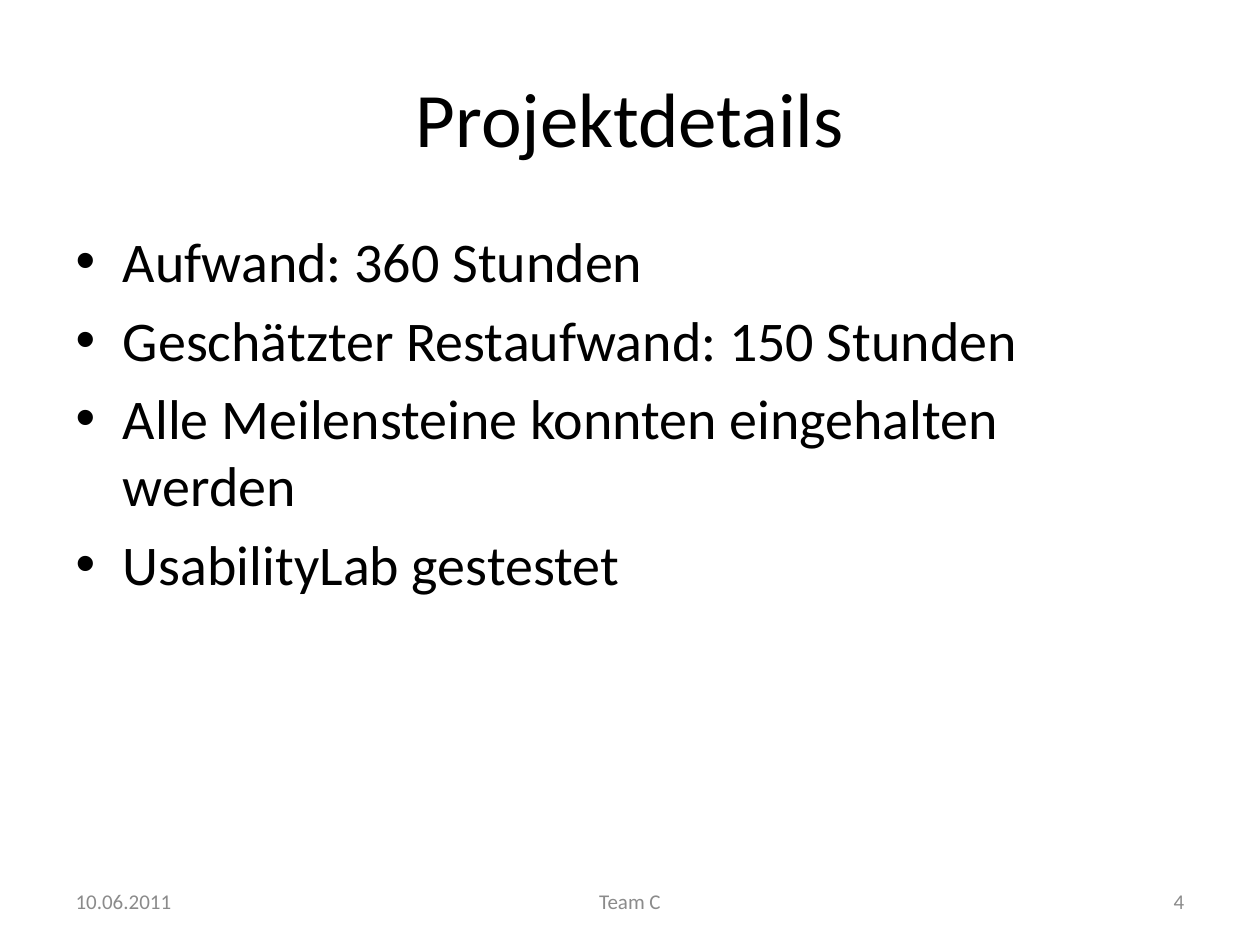
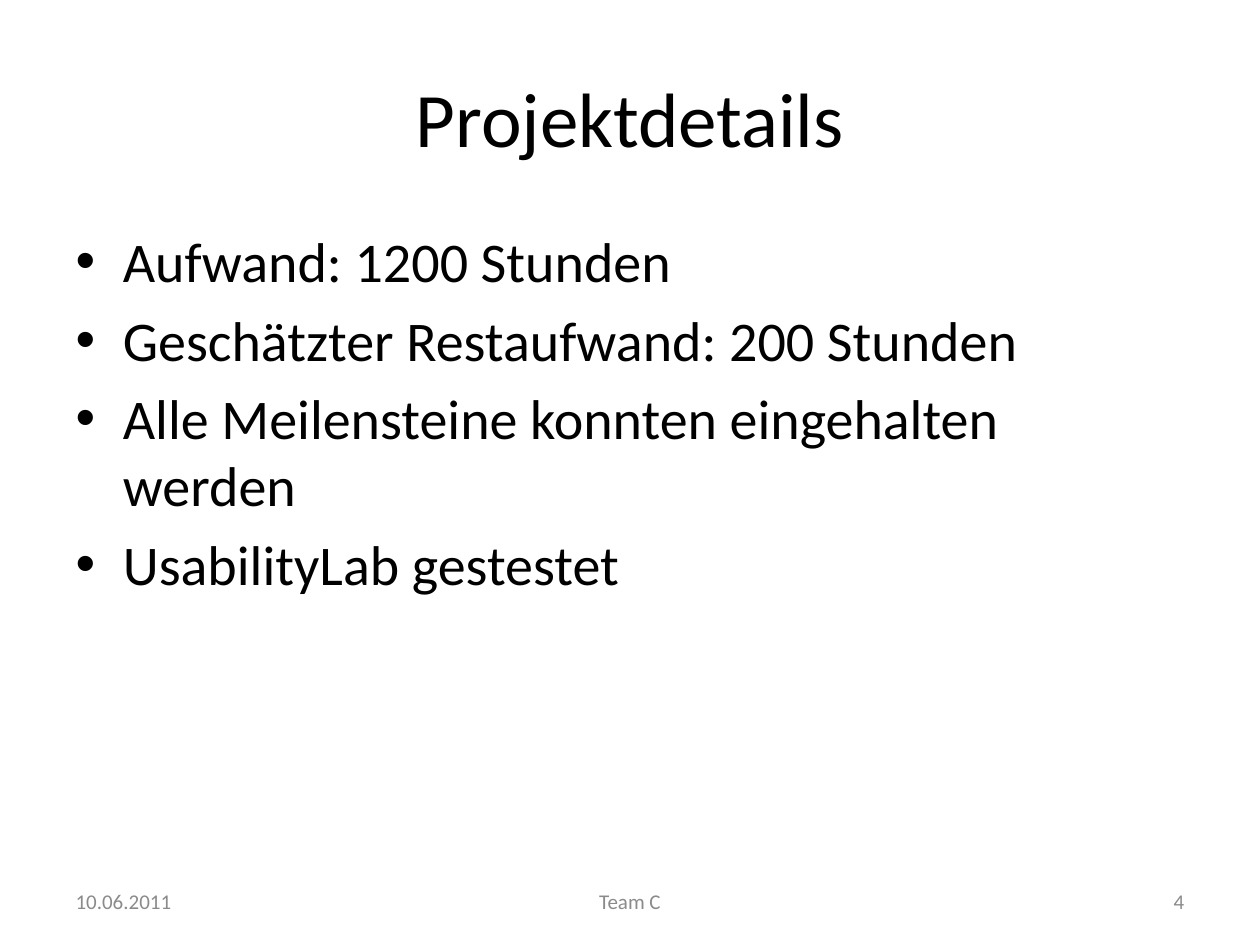
Before and after one commit to manuelTscholl/easydiet-team-c, a slide deck: slide 4 of doc/Abschluss/EasyDiet.pptx. Drawn at 1260x945 pixels with LibreOffice and Linux fonts; fonts in the diff are those of the drawing. Boxes give left, top, right and bottom in pixels: in the first picture for what was removed or moved away, otherwise in the second. Text is boxed around its words. In the diff, an @@ line names an element or a change of style, - is before the commit and + after.

Commit message:
Projektabschluss, bugfixes Präsentation

```diff
--- a/doc/Abschluss/EasyDiet.pptx
+++ b/doc/Abschluss/EasyDiet.pptx
@@ text at bbox=[123, 243, 1017, 362]: text changed @@
-• Aufwand: 360 Stunden
-• Geschätzter Restaufwand: 150 Stunden
+• Aufwand: 1200 Stunden
+• Geschätzter Restaufwand: 200 Stunden
```
Also in this commit, not shown: 1 other file.
